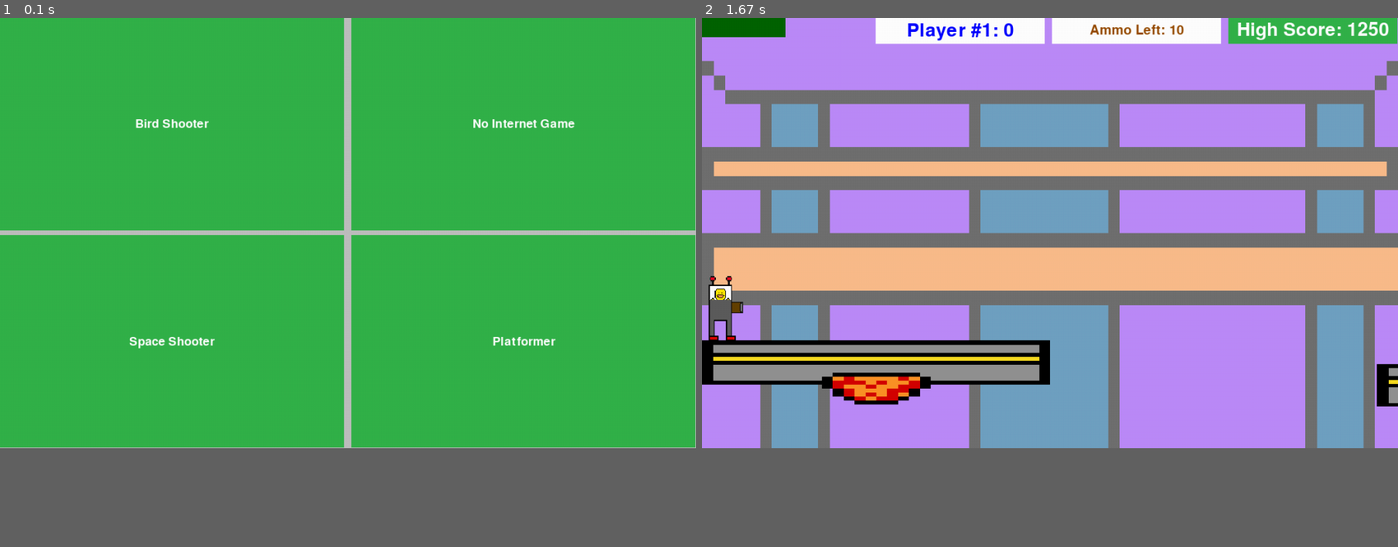
Above: before the commit, frames 1-2 (left to right).
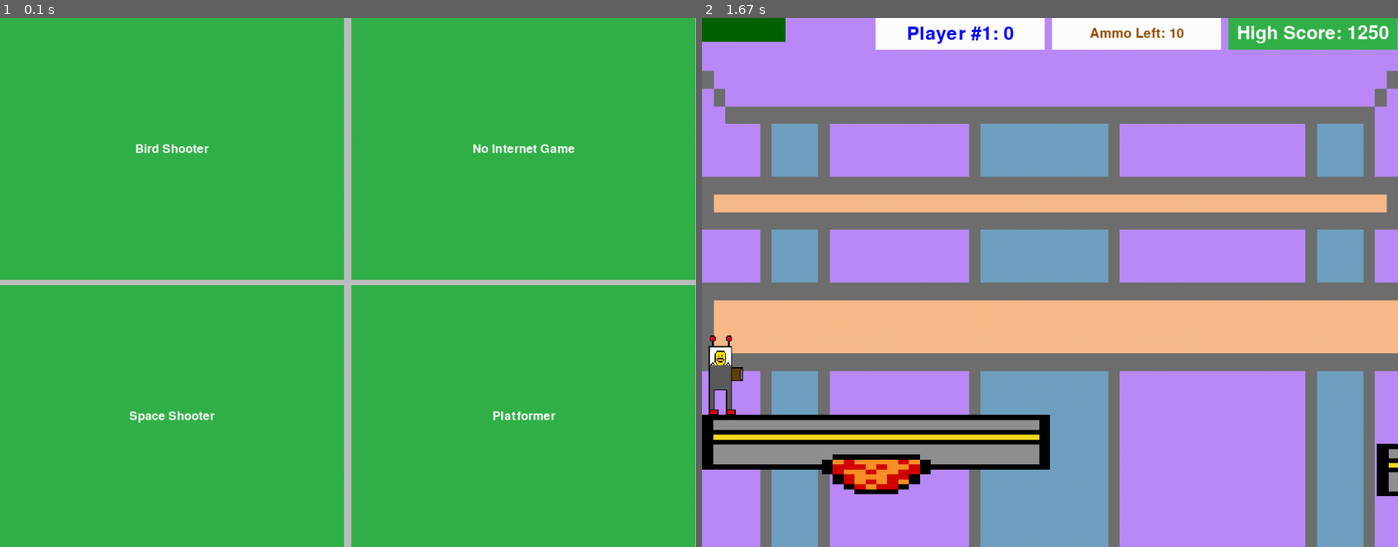
Above: after the commit, the same moments.

Repository: Micah-Ribbens/Senior-Project-For-Pi-Old
Game: pygame game, started from game_runner.py
The game is run twice, just before and just after one commit, with the same random seed, the same clock (stepped at 60 frames per second) and the same inputs.
Inputs:
- Up to frame 1 (0.1 s): no input
- Up to frame 2 (1.67 s): click "Platformer" at 0.38 s; hold Right 0.67-1.13 s
In our replay, the window is 900x557 before the commit and 900x685 after it. These sizes can differ from the game's own. Grey fills any space a smaller window leaves; there, only what the larger window draws over its background counts as a difference.

The runs differ from the first frame. In frame 1, 3.2% of the frame differs, in the area x 0-100%, y 19-100%; in frame 2, 59%, in the area x 0-100%, y 0-100%.

Commit message:
Changed screen's dimensions

Diff:
--- a/game_runner.py
+++ b/game_runner.py
@@ -1,7 +1,7 @@
 from base.library_changer import LibraryChanger
 import cProfile
 
-LibraryChanger.set_screen_dimensions(1050, 650)
+LibraryChanger.set_screen_dimensions(1050, 800)
 LibraryChanger.set_game_library("pygame")
 
 from base.game_runner_function import run_game
